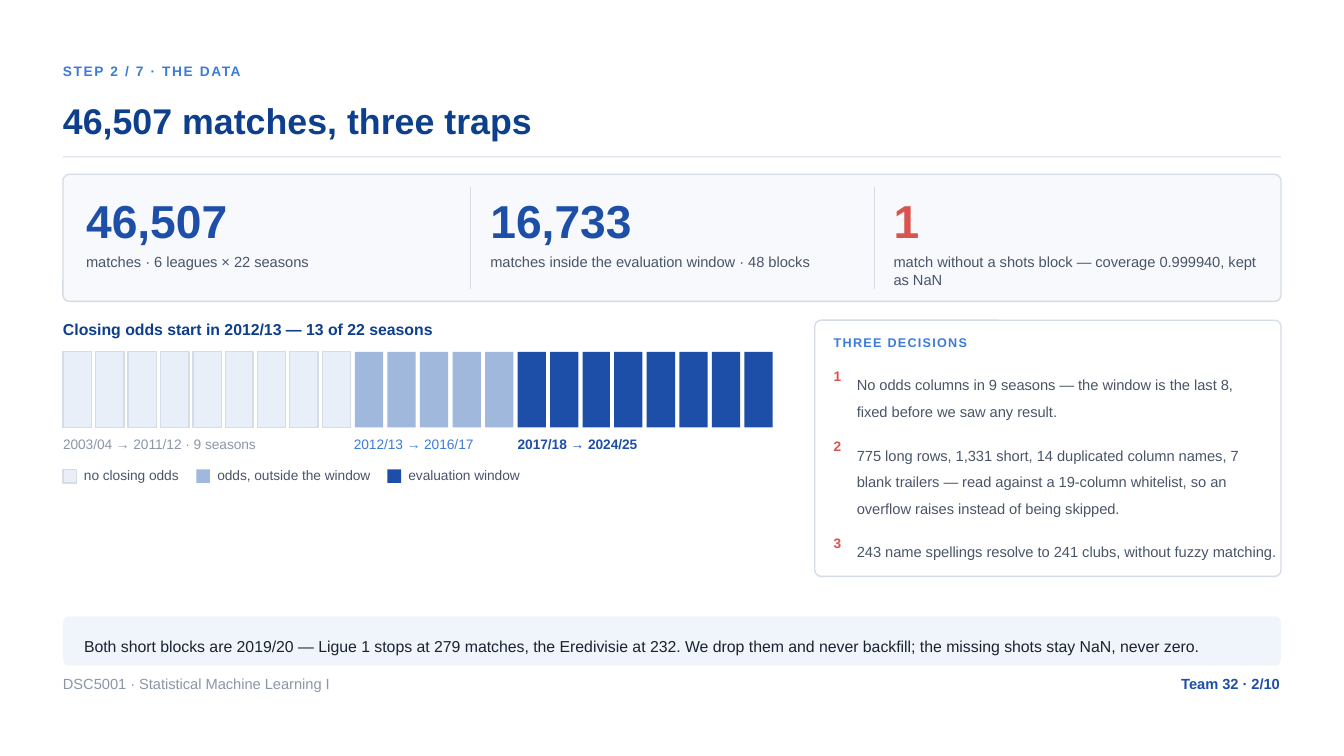
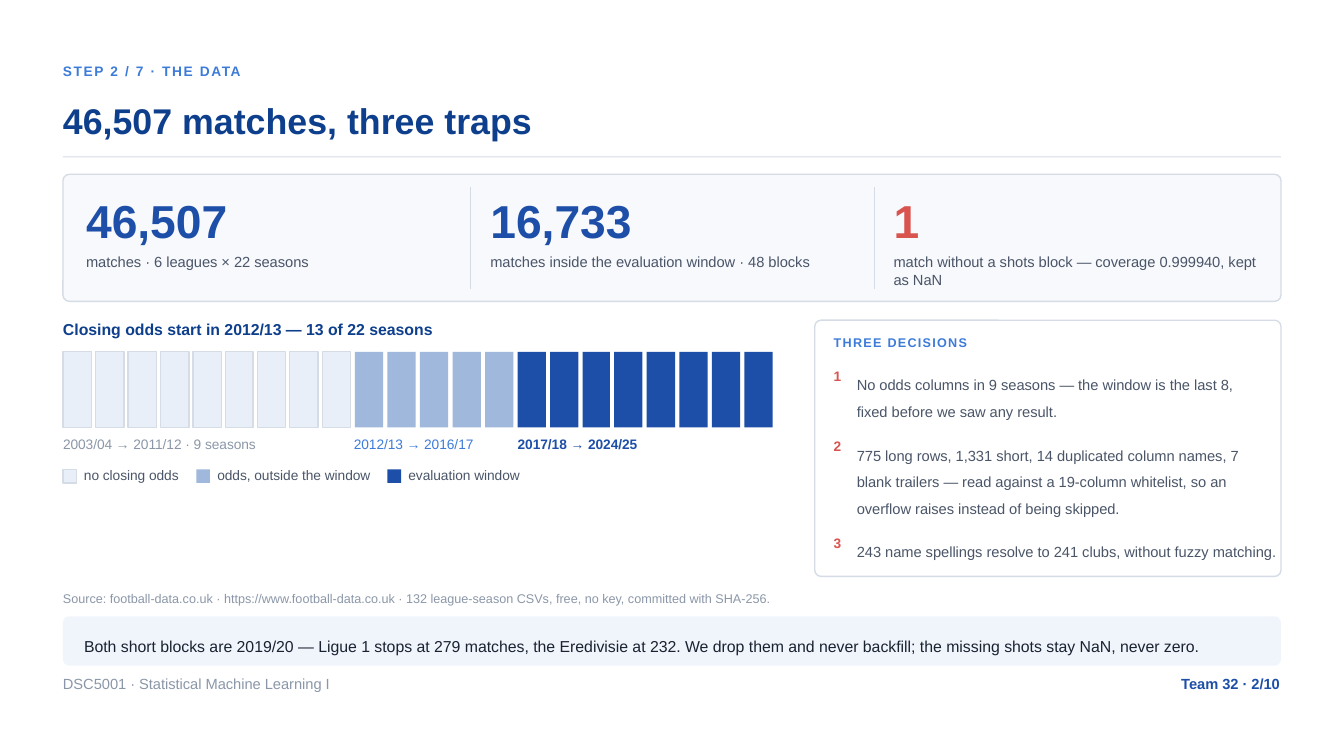
Before and after one commit to XHH-Coco/Football-Calibration, a slide deck: slide 2 of products/slides/Market-Audit/Market-Audit.pptx. Drawn at 1344x756 pixels with LibreOffice and Linux fonts; fonts in the diff are those of the drawing. Boxes give left, top, right and bottom in pixels: in the first picture for what was removed or moved away, otherwise in the second. Text is boxed around its words. In the diff, an @@ line names an element or a change of style, - is before the commit and + after.

```diff
--- a/products/slides/Market-Audit/Market-Audit.pptx
+++ b/products/slides/Market-Audit/Market-Audit.pptx
@@ text added at (x1=63, y1=594, x2=770, y2=606), 9 pt, text #8B97A8 @@
+Source: football-data.co.uk · https://www.football-data.co.uk · 132 league-season CSVs, free, no key, committed with SHA-256.
```
Also in this commit, not shown: 1 other slide changed, 17 other files.
